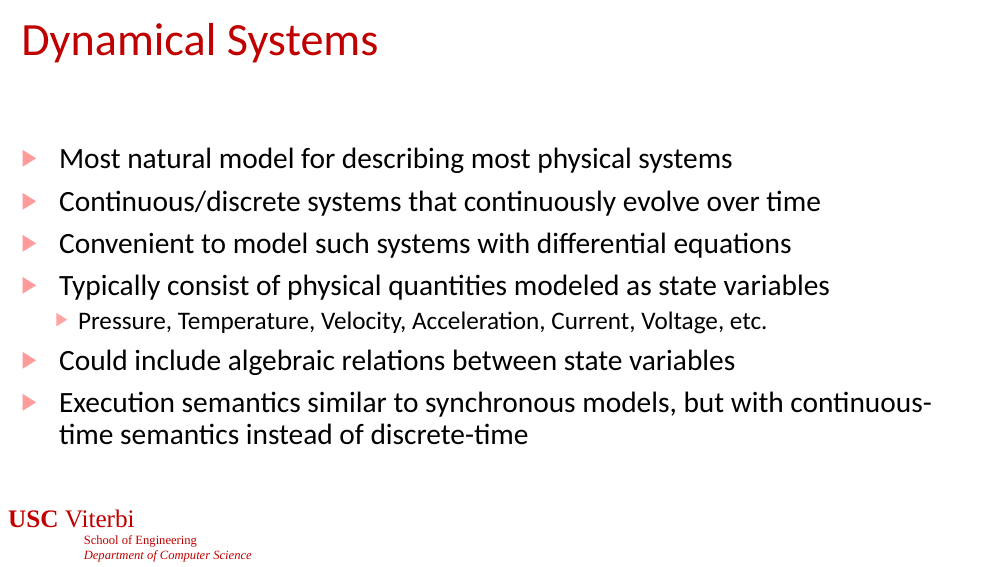
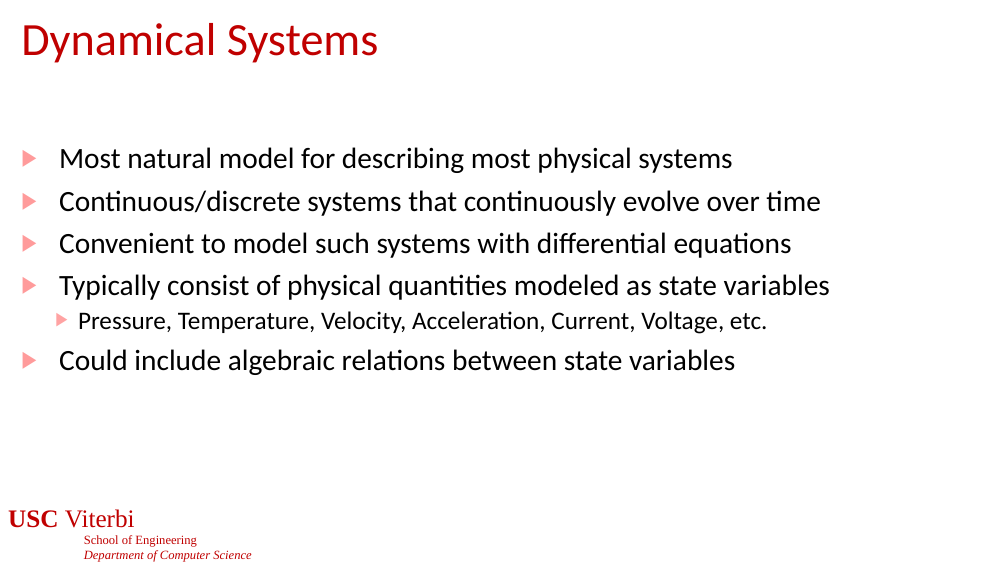
Before and after one commit to jdeshmukh/jdeshmukh.github.io, a slide deck: slide 3 of teaching/cs513-autocps-fall-2024/slides/DynamicalSystems.pptx. Drawn at 1008x567 pixels with LibreOffice and Linux fonts; fonts in the diff are those of the drawing; background and template pictures are left out. Boxes give left, top, right and bottom in pixels: in the first picture for what was removed or moved away, otherwise in the second. Text is boxed around its words. In the diff, an @@ line names an element or a change of style, - is before the commit and + after.

```diff
--- a/teaching/cs513-autocps-fall-2024/slides/DynamicalSystems.pptx
+++ b/teaching/cs513-autocps-fall-2024/slides/DynamicalSystems.pptx
@@ text at (59, 391, 931, 445): paragraph removed @@
-▶ Execution semantics similar to synchronous models, but with continuous-time semantics instead of discrete-time
```
Also in this commit, not shown: 1 other slide changed, 2 slides removed, 2 other files.
